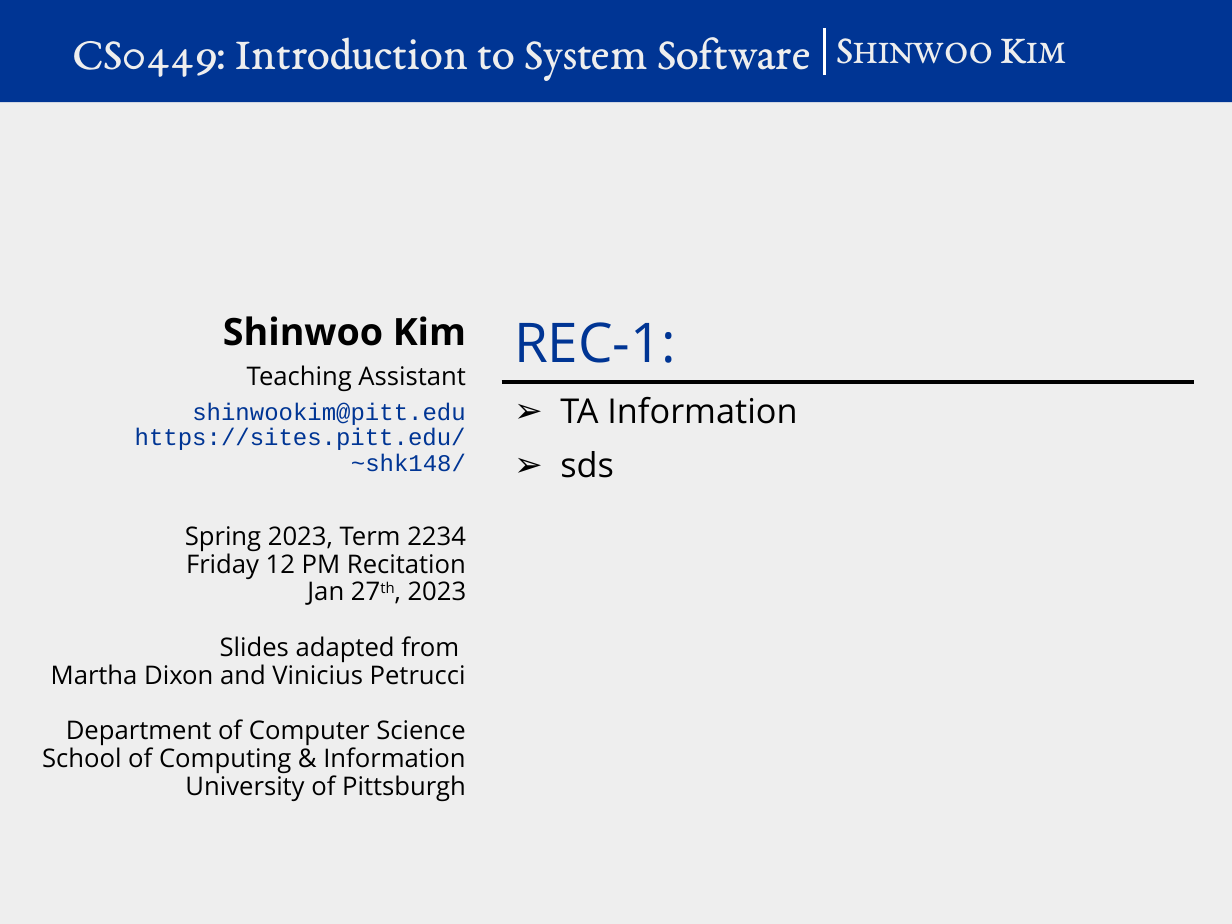
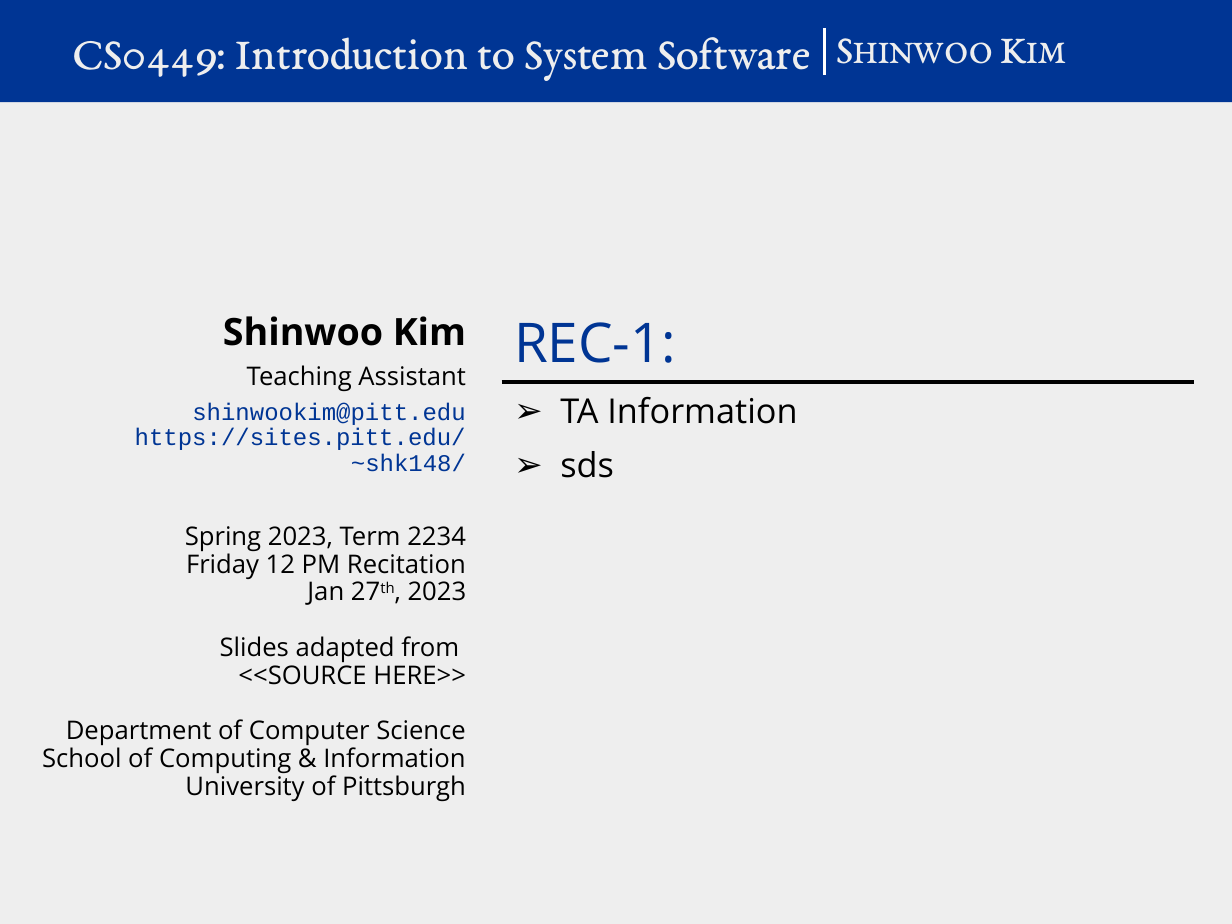
Before and after one commit to shinwookim/website-archive, a slide deck: slide 1 of teaching/CS0449-2234/rec01.pptx. Drawn at 1232x924 pixels with LibreOffice and Linux fonts; fonts in the diff are those of the drawing; background and template pictures are left out. Boxes give left, top, right and bottom in pixels: in the first picture for what was removed or moved away, otherwise in the second. Text is boxed around its words. In the diff, an @@ line names an element or a change of style, - is before the commit and + after.

Commit message:
R2

```diff
--- a/teaching/CS0449-2234/rec01.pptx
+++ b/teaching/CS0449-2234/rec01.pptx
@@ text at bbox=[238, 660, 466, 685]: text changed @@
-Martha Dixon and Vinicius Petrucci
+<<SOURCE HERE>>
```
